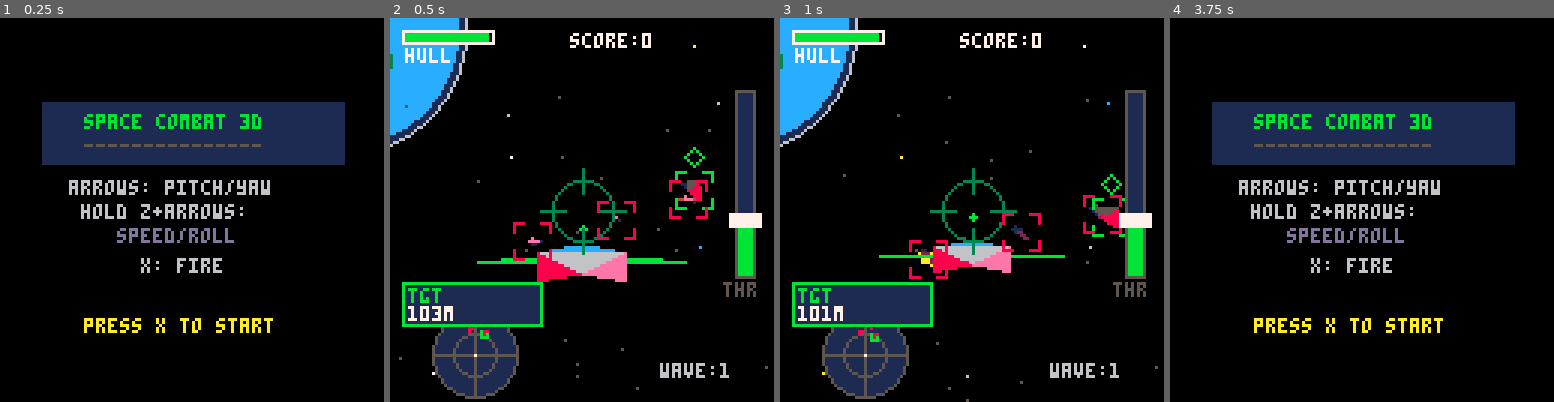
Above: before the commit, frames 1-4 (left to right).
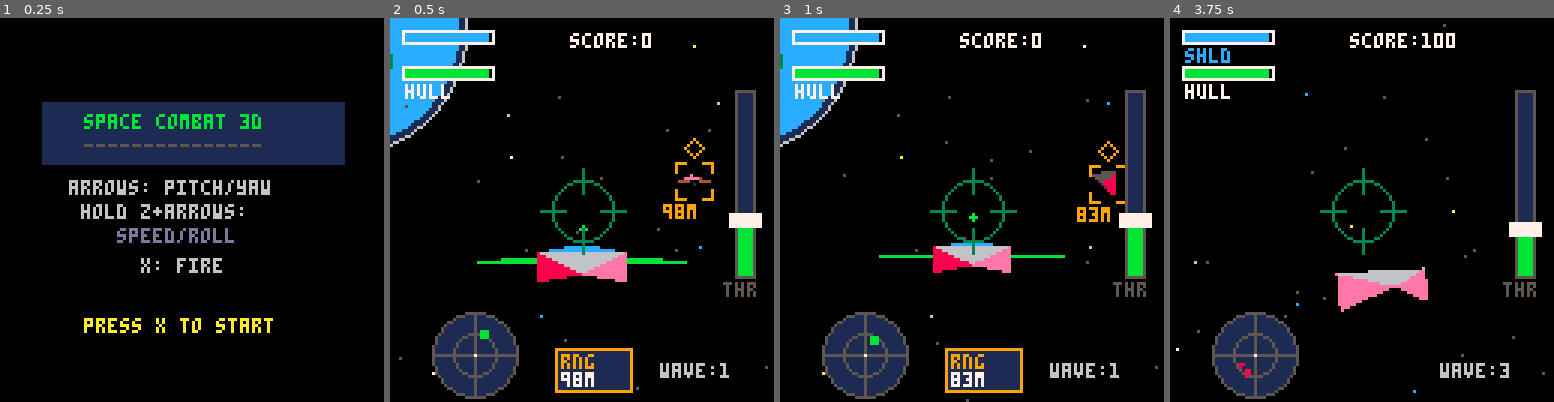
Above: after the commit, the same moments.

Repository: RubenTipparach/Mini-Pico-Games
Game: PICO-8 cartridge pico-8/carts/space_combat_3d.p8
Same seed, same stepped clock (60 frames per second), same inputs: the game is played once before the commit and once after it.
Inputs (mouse positions are in pixels of both pictures, inside the frame that each line leads up to):
- Up to frame 1 (0.25 s): no input
- Up to frame 2 (0.5 s): tap X (X key) at 0.33 s
- Up to frame 3 (1 s): click (1060, 121) at 0.67 s; tap O (Z key) at 0.7 s
- Up to frame 4 (3.75 s): tap X (X key) at 1.07, 1.85, 2.97 s; click (1216, 267) at 1.22 s; hold Right 1.6-2.1 s; tap O (Z key) every 0.4 s from 1.7 to 3.7 s; click (1277, 114) at 1.77 s; hold Up 2.15-2.42 s; click (1342, 259) at 2.32 s; hold Right 2.47-3.03 s; click (1404, 106) at 2.87 s; hold Left 3.08-3.58 s; click (1465, 256) at 3.42 s; hold Down from 3.63 s (still down)

Frame 1 is identical in both runs. In frame 2, 9.8% of the frame differs, in the area x 3-85%, y 3-98%; in frame 3, 10%; in frame 4, 28%, in the area x 1-98%, y 1-100%.

Commit message:
Add shields, balance enemies, improve targeting
Shield System:
- Shield bar (blue) recharges after 2 sec of no damage
- Shields absorb damage before hull takes hits
- Blue sparks when shields hit, red when hull hit

Enemy Balance:
- Wave 1: 1 normal enemy, Wave 2: 2, Wave 3+: mix of types
- Three ship types: normal, heavy (tough/slow), fast (agile/weak)
- Enemy bullets much slower (0.8 vs 1.5)
- Reduced fire rate and accuracy with random aim offset
- Max 5 enemies at once

Targeting:
- Orange brackets for selected target, dark red for others
- Range displayed below target on-screen
- Range displayed at off-screen indicator
- Range info panel moved to bottom center

Diff:
--- a/pico-8/carts/space_combat_3d.p8
+++ b/pico-8/carts/space_combat_3d.p8
@@ -8,8 +8,12 @@
 gstate="title"
 score=0
 health=100
+shield=100
+shield_max=100
+shield_recharge=0
 wave=1
 spawn_t=60
+wave_enemies=0
 
 -- player position
 px,py,pz=0,0,0
@@ -75,6 +79,33 @@
  {7,2,1,9},{8,1,3,9}
 }
 
+-- heavy enemy (slower, tougher)
+heavy_v={
+ {0,0,8},{-5,0,-5},{5,0,-5},
+ {0,3,0},{0,-3,0},{0,0,-7},
+ {-7,0,-2},{7,0,-2},{-3,2,-3},{3,2,-3}
+}
+heavy_f={
+ {1,4,2,9},{1,3,4,9},
+ {4,3,6,5},{4,6,2,5},
+ {1,2,5,2},{1,5,3,2},
+ {5,6,3,1},{5,2,6,1},
+ {7,2,1,8},{8,1,3,8},
+ {9,4,1,11},{10,1,4,11}
+}
+
+-- fast enemy (agile, weak)
+fast_v={
+ {0,0,5},{-3,0,-3},{3,0,-3},
+ {0,1,-1},{0,-1,-1},{0,0,-4}
+}
+fast_f={
+ {1,4,2,11},{1,3,4,11},
+ {4,3,6,3},{4,6,2,3},
+ {1,2,5,2},{1,5,3,2},
+ {5,6,3,1},{5,2,6,1}
+}
+
 -- 3d math
 function v_sub(a,b)
  return {a[1]-b[1],a[2]-b[2],a[3]-b[3]}
@@ -237,7 +268,10 @@
  throttle=0.3
  score=0
  health=100
+ shield=100
+ shield_recharge=0
  wave=1
+ wave_enemies=1
  spawn_t=0
  enemies={}
  bullets={}
@@ -263,10 +297,8 @@
  c_fwd={0,0,1}
  c_rgt={1,0,0}
  c_up={0,1,0}
- -- spawn initial enemies
- for i=1,3 do
-  spawn_enemy()
- end
+ -- spawn wave 1: just 1 enemy
+ spawn_enemy("normal")
  -- auto-target first enemy
  if #enemies>0 then
   target=enemies[1]
@@ -411,11 +443,18 @@
   if dz>30 then d.z-=60 end
  end
 
- -- spawn
- spawn_t-=1
- if spawn_t<=0 and #enemies<5+wave then
-  spawn_enemy()
-  spawn_t=90-min(wave*5,50)
+ -- shield recharge (recharge after 2 sec of no damage)
+ if shield<shield_max then
+  shield_recharge+=1
+  if shield_recharge>120 then
+   shield=min(shield+0.5,shield_max)
+  end
+ end
+
+ -- wave progression
+ if #enemies==0 then
+  wave+=1
+  spawn_wave()
  end
 
  -- death
@@ -435,16 +474,77 @@
  end
 end
 
-function spawn_enemy()
- add(enemies,{
+function spawn_enemy(etype)
+ etype=etype or "normal"
+ local e={
   x=rnd(100)-50+px,
   y=rnd(60)-30+py,
   z=rnd(100)+80+pz,
   rx=0,ry=0.5,rz=0,
-  hp=20,
-  fire=rnd(60)+30,
-  ai=rnd(30)
- })
+  etype=etype,
+  ai=rnd(40)+20
+ }
+ -- type-specific stats
+ if etype=="normal" then
+  e.hp=20
+  e.spd=0.4
+  e.fire=rnd(120)+90
+  e.acc=0.15
+  e.v=enemy_v
+  e.f=enemy_f
+ elseif etype=="heavy" then
+  e.hp=50
+  e.spd=0.25
+  e.fire=rnd(150)+120
+  e.acc=0.1
+  e.v=heavy_v
+  e.f=heavy_f
+ elseif etype=="fast" then
+  e.hp=12
+  e.spd=0.7
+  e.fire=rnd(100)+80
+  e.acc=0.12
+  e.v=fast_v
+  e.f=fast_f
+ end
+ add(enemies,e)
+end
+
+function spawn_wave()
+ -- wave 1: 1 normal
+ -- wave 2: 2 normal
+ -- wave 3: 2 normal + 1 fast
+ -- wave 4: 2 normal + 1 heavy
+ -- wave 5+: mix
+ local count=min(wave,4)
+ wave_enemies=count
+
+ if wave==1 then
+  spawn_enemy("normal")
+ elseif wave==2 then
+  spawn_enemy("normal")
+  spawn_enemy("normal")
+ elseif wave==3 then
+  spawn_enemy("normal")
+  spawn_enemy("normal")
+  spawn_enemy("fast")
+ elseif wave==4 then
+  spawn_enemy("normal")
+  spawn_enemy("heavy")
+  spawn_enemy("fast")
+ else
+  -- wave 5+: random mix
+  for i=1,min(wave,5) do
+   local r=rnd(10)
+   if r<5 then
+    spawn_enemy("normal")
+   elseif r<8 then
+    spawn_enemy("fast")
+   else
+    spawn_enemy("heavy")
+   end
+  end
+ end
 end
 
 function cycle_target()
@@ -481,25 +581,32 @@
     e.ry=atan2(dx,dz)
     e.rx=-atan2(dy,sqrt(dx*dx+dz*dz))*0.5
    end
-   e.ai=20+rnd(30)
-  end
-
+   e.ai=30+rnd(40)
+  end
+
+  -- use enemy speed
+  local spd=e.spd or 0.4
   local fx,fy,fz=rot3d(0,0,1,e.rx,e.ry,e.rz)
-  e.x+=fx*0.5
-  e.y+=fy*0.5
-  e.z+=fz*0.5
+  e.x+=fx*spd
+  e.y+=fy*spd
+  e.z+=fz*spd
 
   e.fire-=1
   if e.fire<=0 then
    local dx=px-e.x
    local dy=py-e.y
    local dz=pz-e.z
-   if dx*dx+dy*dy+dz*dz<22500 then
-    fire_bullet(e.x,e.y,e.z,e.rx,e.ry,e.rz,false)
-    e.fire=40
+   local dist_sq=dx*dx+dy*dy+dz*dz
+   if dist_sq<40000 then -- 200 unit range
+    -- add inaccuracy based on acc stat
+    local acc=e.acc or 0.15
+    local aim_rx=e.rx+(rnd(acc*2)-acc)
+    local aim_ry=e.ry+(rnd(acc*2)-acc)
+    fire_enemy_bullet(e.x,e.y,e.z,aim_rx,aim_ry,e.rz)
+    e.fire=80+rnd(60) -- slower fire rate
     sfx(1)
    else
-    e.fire=10
+    e.fire=30
    end
   end
 
@@ -526,6 +633,16 @@
   x=x+fx*5,y=y+fy*5,z=z+fz*5,
   vx=fx*spd,vy=fy*spd,vz=fz*spd,
   plr=plr,life=120
+ })
+end
+
+function fire_enemy_bullet(x,y,z,rx,ry,rz)
+ local fx,fy,fz=rot3d(0,0,1,rx,ry,rz)
+ local spd=0.8 -- slower enemy bullets
+ add(bullets,{
+  x=x+fx*5,y=y+fy*5,z=z+fz*5,
+  vx=fx*spd,vy=fy*spd,vz=fz*spd,
+  plr=false,life=180
  })
 end
 
@@ -563,8 +680,15 @@
    local dy=b.y-py
    local dz=b.z-pz
    if dx*dx+dy*dy+dz*dz<36 then
-    health-=10
-    add_parts(px,py,pz,8,8)
+    -- damage shields first, then health
+    shield_recharge=0 -- reset recharge timer
+    if shield>0 then
+     shield=max(0,shield-15)
+     add_parts(px,py,pz,4,12) -- blue shield sparks
+    else
+     health-=10
+     add_parts(px,py,pz,8,8)
+    end
     del(bullets,b)
     sfx(2)
    end
@@ -629,7 +753,9 @@
  add_player_ship(faces,ship_v,ship_f)
 
  for e in all(enemies) do
-  add_ship(faces,e.x,e.y,e.z,e.rx,e.ry,e.rz,enemy_v,enemy_f)
+  local ev=e.v or enemy_v
+  local ef=e.f or enemy_f
+  add_ship(faces,e.x,e.y,e.z,e.rx,e.ry,e.rz,ev,ef)
  end
 
  sort_faces(faces)
@@ -875,11 +1001,17 @@
 end
 
 function draw_hud()
- -- health
+ -- shield bar (top)
  rectfill(4,4,34,8,0)
- rectfill(5,5,5+health*0.28,7,health>30 and 11 or 8)
+ rectfill(5,5,5+shield*0.28,7,12) -- blue
  rect(4,4,34,8,7)
- print("hull",5,10,7)
+ print("shld",5,10,12)
+
+ -- health bar (below shield)
+ rectfill(4,16,34,20,0)
+ rectfill(5,17,5+health*0.28,19,health>30 and 11 or 8)
+ rect(4,16,34,20,7)
+ print("hull",5,22,7)
 
  -- score/wave
  print("score:"..score,60,5,7)
@@ -908,14 +1040,14 @@
 
  -- target info panel
  if target then
-  rectfill(4,88,50,102,1)
-  rect(4,88,50,102,11)
-  print("tgt",6,90,11)
+  rectfill(55,110,80,124,1)
+  rect(55,110,80,124,9)
   local dx=target.x-px
   local dy=target.y-py
   local dz=target.z-pz
   local dist=sqrt(dx*dx+dy*dy+dz*dz)
-  print(flr(dist).."m",6,96,7)
+  print("rng",57,112,9)
+  print(flr(dist).."m",57,118,7)
  end
 end
 
@@ -996,11 +1128,17 @@
  -- draw brackets on all enemies
  for e in all(enemies) do
   local vx,vy,vz=to_cam_space(e.x,e.y,e.z)
+  local dx=e.x-px
+  local dy=e.y-py
+  local dz=e.z-pz
+  local dist=sqrt(dx*dx+dy*dy+dz*dz)
+
   if vz>1 then
    local sx,sy=proj(vx,vy,vz)
    local sz=max(6,40/vz)
    local is_target=(e==target)
-   local col=is_target and 11 or 8
+   -- orange (9) for target, dark red (2) for others
+   local col=is_target and 9 or 2
 
    -- corner brackets (wing commander style)
    -- top-left
@@ -1016,28 +1154,29 @@
    line(sx+sz,sy+sz,sx+sz,sy+sz-sz/2,col)
    line(sx+sz,sy+sz,sx+sz-sz/2,sy+sz,col)
 
-   -- current target gets extra indicator
+   -- current target: show range below brackets
    if is_target then
     -- diamond marker above
-    local dy=-sz-5
-    line(sx,sy+dy-3,sx-3,sy+dy,11)
-    line(sx,sy+dy-3,sx+3,sy+dy,11)
-    line(sx-3,sy+dy,sx,sy+dy+3,11)
-    line(sx+3,sy+dy,sx,sy+dy+3,11)
+    local tdy=-sz-5
+    line(sx,sy+tdy-3,sx-3,sy+tdy,9)
+    line(sx,sy+tdy-3,sx+3,sy+tdy,9)
+    line(sx-3,sy+tdy,sx,sy+tdy+3,9)
+    line(sx+3,sy+tdy,sx,sy+tdy+3,9)
+    -- range below
+    print(flr(dist).."m",sx-10,sy+sz+2,9)
    end
   else
    -- off-screen target indicator (arrow at edge)
    if e==target then
-    local dx=e.x-px
-    local dy=e.y-py
-    local dz=e.z-pz
-    -- project direction to screen
+    -- project direction to screen edge
     local ang=atan2(vx,-vz)
     local ex=64+cos(ang)*50
     local ey=64+sin(ang)*50
-    -- draw arrow
-    circfill(ex,ey,3,8)
-    print(">",ex-2,ey-3,11)
+    -- draw arrow pointing toward target
+    circfill(ex,ey,4,2)
+    circ(ex,ey,4,9)
+    -- show range
+    print(flr(dist).."m",ex-10,ey+6,9)
    end
   end
  end
